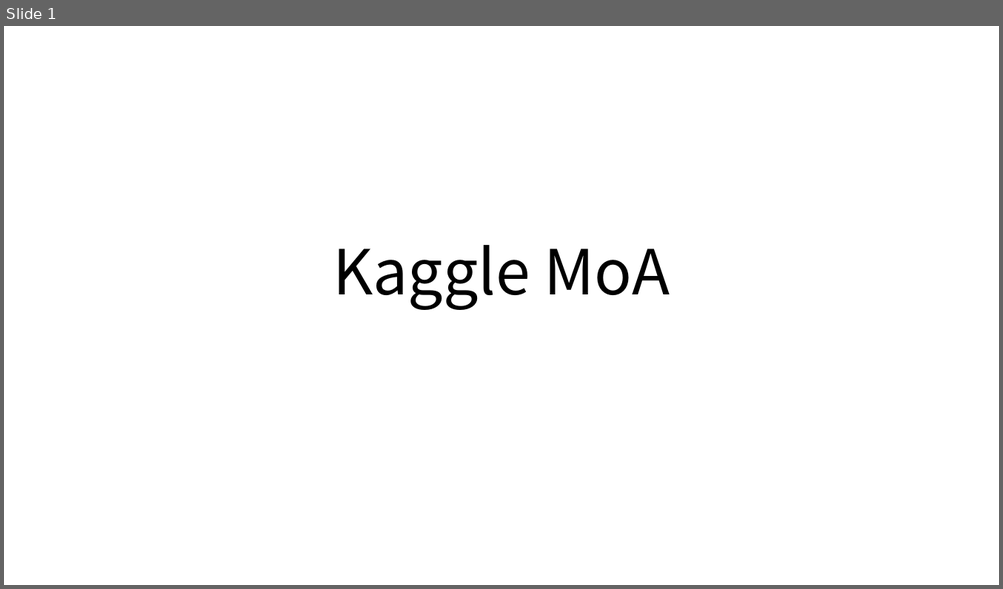
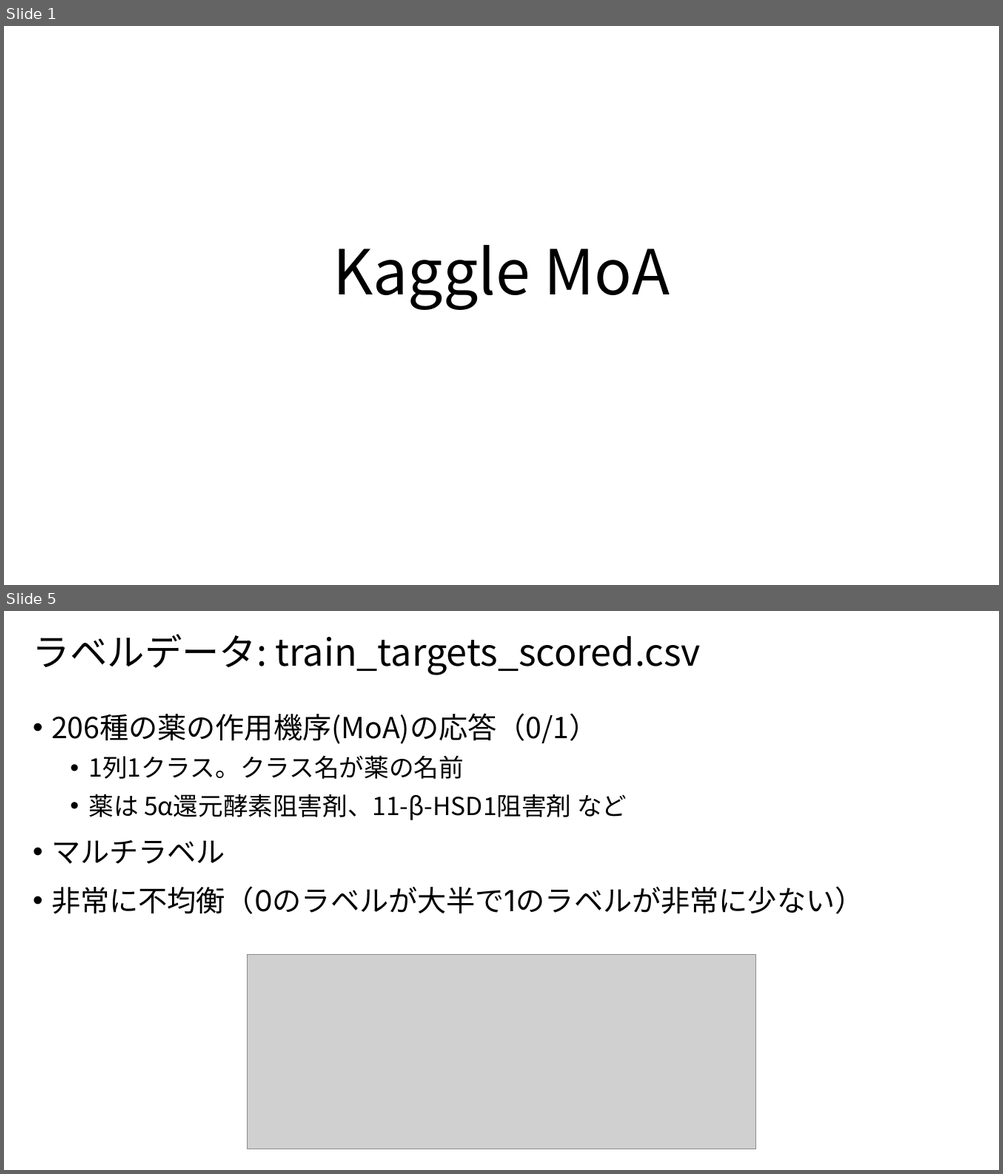
Before and after one commit to riron1206/kaggle_MoA, a slide deck: Kaggle_MoA.pptx. Shown one above the other, each under a label of ours: slide 1 before the commit, slides 1 and 5 after it; the slides between them are not shown. The pictures are 1003x589 and 1003x1174 pixels, drawn with LibreOffice and Linux fonts; fonts in the diff are those of the drawing; grey boxes stand for pictures. Boxes give left, top, right and bottom in pixels: in the first picture for what was removed or moved away, otherwise in the second. Text is boxed around its words. In the diff, an @@ line names an element or a change of style, - is before the commit and + after.

```diff
--- a/Kaggle_MoA.pptx
+++ b/Kaggle_MoA.pptx
@@ slide 5 added at <box>4,611,999,1170</box>, background #FFFFFF @@
@@ title added at <box>33,634,700,675</box>, 36 pt, text #000000 @@
+ラベルデータ: train_targets_scored.csv
@@ text added at <box>51,713,864,914</box>, 28 pt, text #000000 @@
+• 206種の薬の作用機序(MoA)の応答（0/1）
+  • 1列1クラス。クラス名が薬の名前
+  • 薬は 5α還元酵素阻害剤、11-β-HSD1阻害剤 など
+• マルチラベル
+• 非常に不均衡（0のラベルが大半で1のラベルが非常に少ない）
@@ picture added at <box>247,954,755,1149</box> @@
```
Also in this commit, not shown: 1 slide changed, 3 other slides added, 2 other files.
